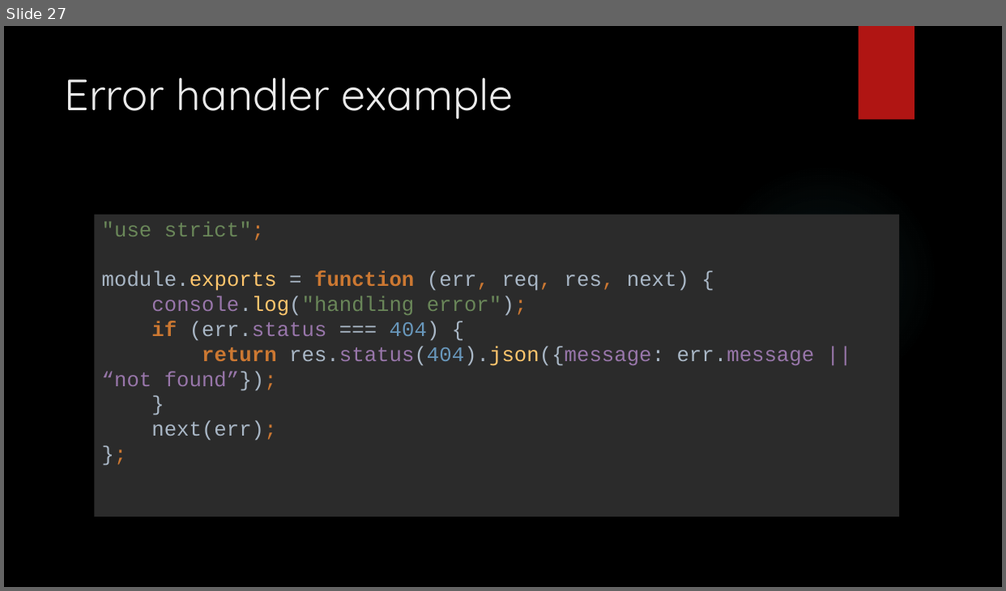
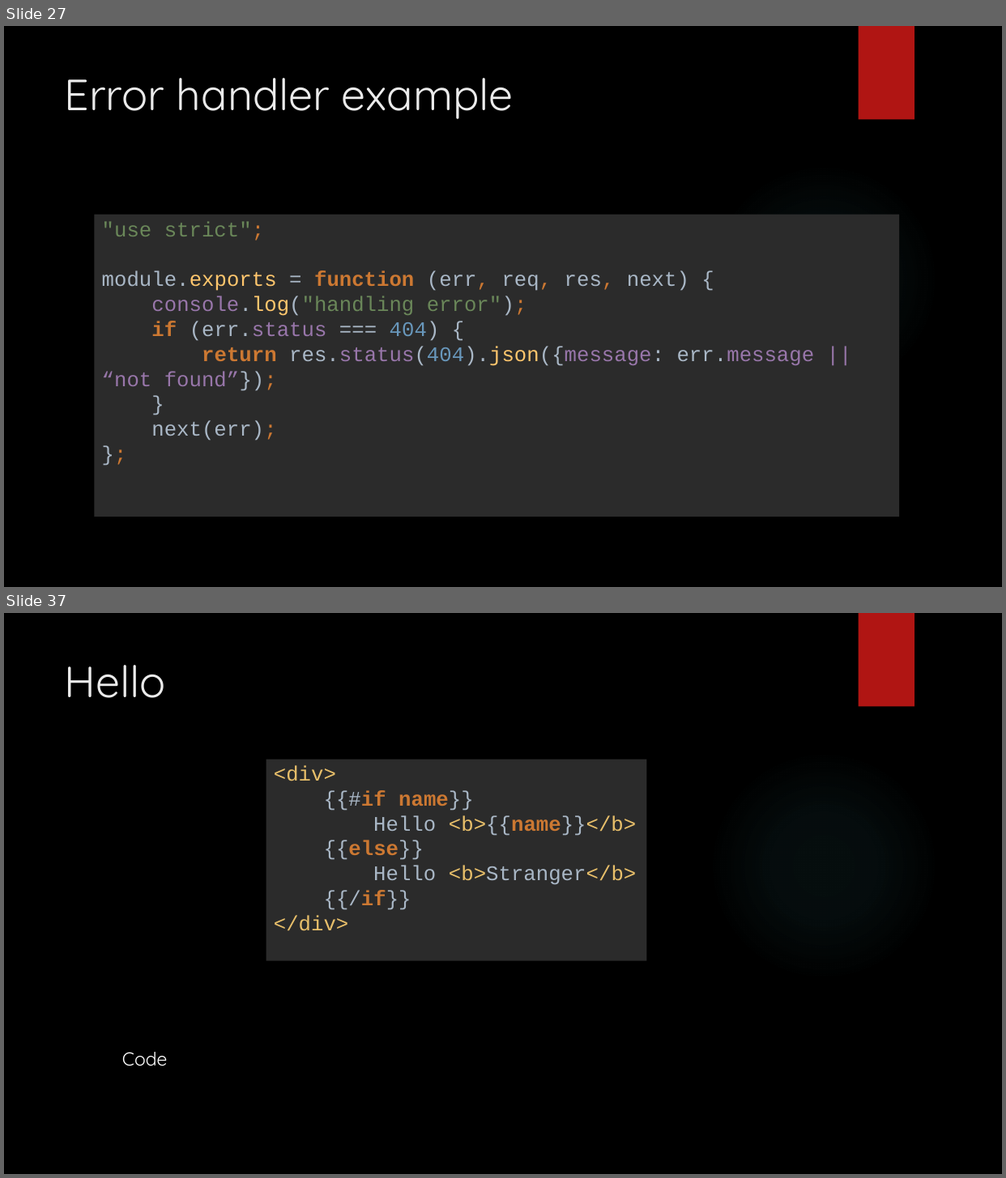
Before and after one commit to entelect/MEANForum, a slide deck: Part4 - Express/EXPRESS JS.pptx. Shown one above the other, each under a label of ours: slide 27 before the commit, slides 27 and 37 after it; the slides between them are not shown. The pictures are 1006x591 and 1006x1178 pixels, drawn with LibreOffice and Linux fonts; fonts in the diff are those of the drawing; background and template pictures are left out. Boxes give left, top, right and bottom in pixels: in the first picture for what was removed or moved away, otherwise in the second. Text is boxed around its words. In the diff, an @@ line names an element or a change of style, - is before the commit and + after.

```diff
--- a/Part4 - Express/EXPRESS JS.pptx
+++ b/Part4 - Express/EXPRESS JS.pptx
@@ slide 37 added at (4,613,1002,1174), background picture (left out); not listed: 2 template elements that a slide beside it also shows @@
@@ title added at (65,665,166,698), 42 pt, text #EBEBEB @@
+Hello
@@ text added at (266,756,646,964), fill #2B2B2B, 20 pt, text #A9B7C6 @@
+<div>
+{{#if name}}
+Hello <b>{{name}}</b>
+{{else}}
+Hello <b>Stranger</b>
+{{/if}}
+</div>
@@ text added at (122,1052,168,1067), 18 pt, text #FFFFFF @@
+Code
```
Also in this commit, not shown: 11 other slides added, 13 other files.
